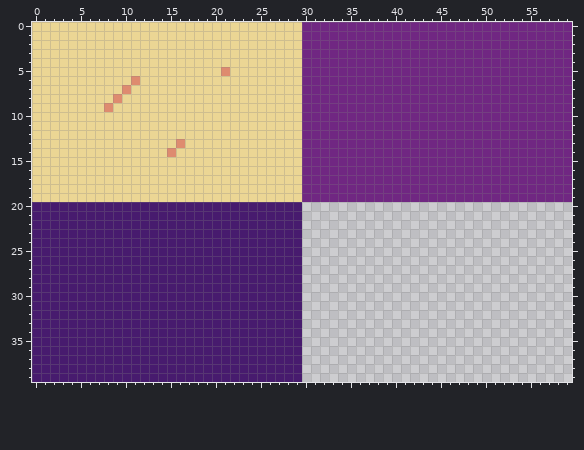
Pixel-art sprite: tilemap/tile_set.png. Above, as it was before the edit.
The file is 60x40 pixels.
After:
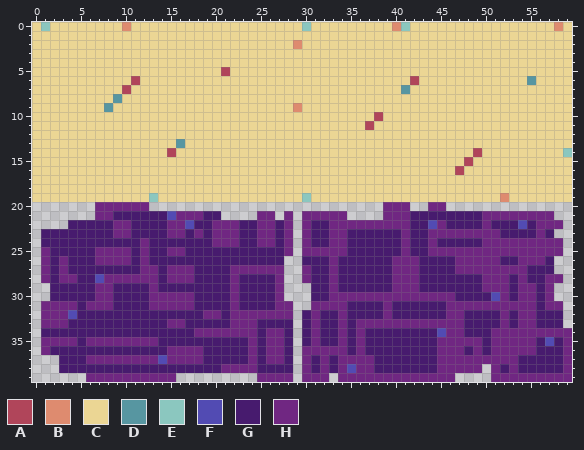
Palette (. is transparent): A #b0455a  B #de8b6f  C #ebd694  D #5796a1  E #8bc7bf  F #524bb3  G #471b6e  H #702782
Change:
Changed rows in their new state; - is an unchanged pixel.
first column x 0:
 0 -E--------B-------------------ECCCCCCCCCBECCCCCCCCCCCCCCCCBC
 1 ------------------------------CCCCCCCCCCCCCCCCCCCCCCCCCCCCCC
 2 -----------------------------BCCCCCCCCCCCCCCCCCCCCCCCCCCCCCC
 3 ------------------------------CCCCCCCCCCCCCCCCCCCCCCCCCCCCCC
 4 ------------------------------CCCCCCCCCCCCCCCCCCCCCCCCCCCCCC
 5 ---------------------A--------CCCCCCCCCCCCCCCCCCCCCCCCCCCCCC
 6 -----------A------------------CCCCCCCCCCCCACCCCCCCCCCCCDCCCC
 7 ----------A-------------------CCCCCCCCCCCDCCCCCCCCCCCCCCCCCC
 8 ---------D--------------------CCCCCCCCCCCCCCCCCCCCCCCCCCCCCC
 9 --------D--------------------BCCCCCCCCCCCCCCCCCCCCCCCCCCCCCC
10 ------------------------------CCCCCCCCACCCCCCCCCCCCCCCCCCCCC
11 ------------------------------CCCCCCCACCCCCCCCCCCCCCCCCCCCCC
12 ------------------------------CCCCCCCCCCCCCCCCCCCCCCCCCCCCCC
13 ----------------D-------------CCCCCCCCCCCCCCCCCCCCCCCCCCCCCC
14 ---------------A--------------CCCCCCCCCCCCCCCCCCCACCCCCCCCCE
15 ------------------------------CCCCCCCCCCCCCCCCCCACCCCCCCCCCC
16 ------------------------------CCCCCCCCCCCCCCCCCACCCCCCCCCCCC
17 ------------------------------CCCCCCCCCCCCCCCCCCCCCCCCCCCCCC
18 ------------------------------CCCCCCCCCCCCCCCCCCCCCCCCCCCCCC
19 -------------E----------------ECCCCCCCCCCCCCCCCCCCCCBCCCCCCC
20 .......HHHHHH.................---------HHH--HH--------------
21 .......HH------FHHH--....HH.H.HHHHH----HHHGGGGGGGGHHHHHHHH--
22 ....-----HH----HHF--HHH--HH-H.HGGHHHHHHHHHGGFHGGGGHGGGFGHHH-
23 .--------HH----HH-H-HHH--HH-H.HGGHHGGGGGGHGGHHHHHHHHGGGGHG--
24 .-----------H-------HHH--HH-H.HGGHHGGGGGGHGGHGGGGGHHHHHHHHH-
25 .H-----HHHH-H--HH-----------H.HHHHHGGGGGGHGGHHHHHHHHHHHHHHH-
26 .H-H---HHHH-H---------------..GGGHGGGGGGHHHGGGGHHHHHGGHHHG--
27 .H-H--------HH-HHH----HHHHHH..HGGHGGGGGGHHHGGGGHHHHHHHHGGG--
28 .H-HH--FHHHHHH-HHH----H----H..HGGHGGGGGGHHHGGGGGGGHHHGHGGHH-
29 ..-----HH----H--------H----H..-GGHGGGGGGHHHGGGGGGGHHHGHHGH--
30 ..-----HH----HHHHH----H----H..-GGHHHHHHHHHHHHHHGGGGFHGHHGH--
31 .HHHH-HHH----HHHHH----H----HH.-HHHHGGGGHGGGGGGHHHHHHHHHHGHH-
32 .HHHF--------------HH-HHHHHHH.GHGGHGGGGHGGGGGGHHGGGGHGHHGGG-
33 .HHH-----------HH-----HHH----.GHGGHGHHHHHHHHHHHHGGGGHGHHGGG-
34 .-----------------HHHHHHH-HH-.GHGGHGHGGGGGGGGFHHGGGHHHHHHHHH
35 .HHHH-HHHHHHHH----------H-HH-.GHGGHGHGGGGGGGGHHHHHGHHHHHGFGH
36 .H-------------HHHH-----H-HH-.HHHHHGHGGGGGGGGHHHGHGHHHHHGGGH
37 ...---HHHHHHHHFHHHH-----H-HH-.HGHGHHHHGGGGGGGHHHHHHHHHGGGGGH
38 ...------------------HHHH----.HGHGHFHHGGGGGGGHHHHH-HGHGGGGGH
39 ......HHHHHHHHHH.........HHHH.HHH-HHHHHHHHHHHHH----HHHHHHHHH
